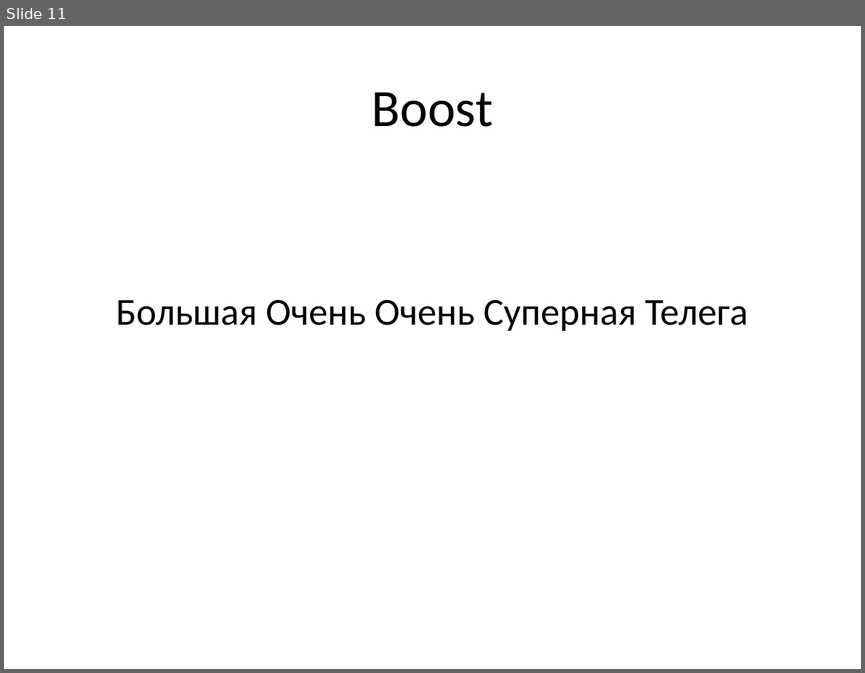
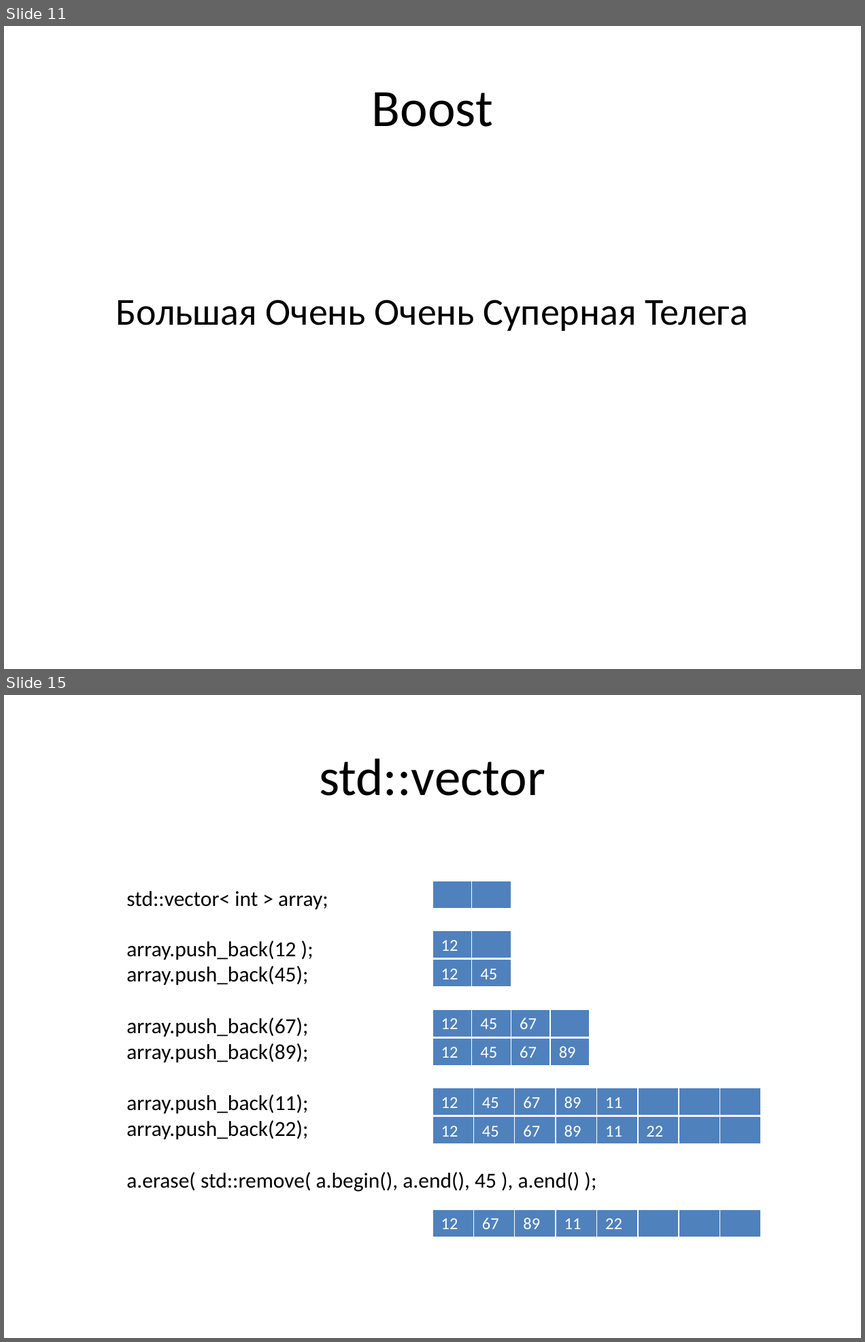
Before and after one commit to tscherkas/cpp_craft_1013, a slide deck: lections/cpp_craft_lec_2_pre.pptx. Shown one above the other, each under a label of ours: slide 11 before the commit, slides 11 and 15 after it; the slides between them are not shown. The pictures are 865x673 and 865x1342 pixels, drawn with LibreOffice and Linux fonts; fonts in the diff are those of the drawing. Boxes give left, top, right and bottom in pixels: in the first picture for what was removed or moved away, otherwise in the second. Text is boxed around its words. In the diff, an @@ line names an element or a change of style, - is before the commit and + after.

```diff
--- a/lections/cpp_craft_lec_2_pre.pptx
+++ b/lections/cpp_craft_lec_2_pre.pptx
@@ slide 15 added at (x1=4, y1=695, x2=861, y2=1338), background #FFFFFF @@
@@ title added at (x1=319, y1=758, x2=545, y2=796), 44 pt, text #000000 @@
+std::vector
@@ text added at (x1=126, y1=891, x2=328, y2=909), 18 pt, text #000000 @@
+std::vector< int > array;
@@ table added at (x1=432, y1=881, x2=511, y2=909), 1 rows, 2 columns @@
+ | 
@@ table added at (x1=432, y1=930, x2=511, y2=959), 1 rows, 2 columns @@
+12 | 
@@ text added at (x1=126, y1=940, x2=580, y2=1191), 18 pt, text #000000 @@
+array.push_back(12 );
+array.push_back(45);
+array.push_back(67);
+array.push_back(89);
+array.push_back(11);
+array.push_back(22);
+a.erase( std::remove( a.begin(), a.end(), 45 ), a.end() );
@@ table added at (x1=432, y1=959, x2=511, y2=987), 1 rows, 2 columns @@
+12 | 45
@@ table added at (x1=432, y1=1009, x2=590, y2=1038), 1 rows, 4 columns @@
+12 | 45 | 67 | 
@@ table added at (x1=432, y1=1038, x2=590, y2=1066), 1 rows, 4 columns @@
+12 | 45 | 67 | 89
@@ table added at (x1=432, y1=1087, x2=762, y2=1116), 1 rows, 8 columns @@
+12 | 45 | 67 | 89 | 11 |  |  | 
@@ table added at (x1=432, y1=1117, x2=762, y2=1232), 1 rows, 8 columns @@
+12 | 45 | 67 | 89 | 11 | 22 |  | 
@@ table added at (x1=432, y1=1209, x2=762, y2=1238), 1 rows, 8 columns @@
+12 | 67 | 89 | 11 | 22 |  |  | 
```
Also in this commit, not shown: 17 other slides added, 1 slide removed, 1 other file.
